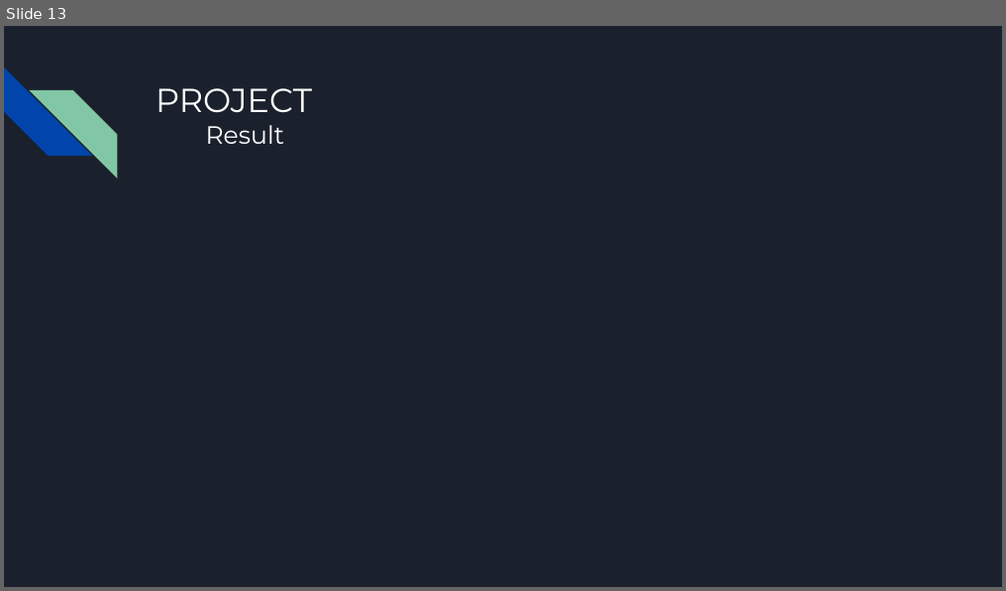
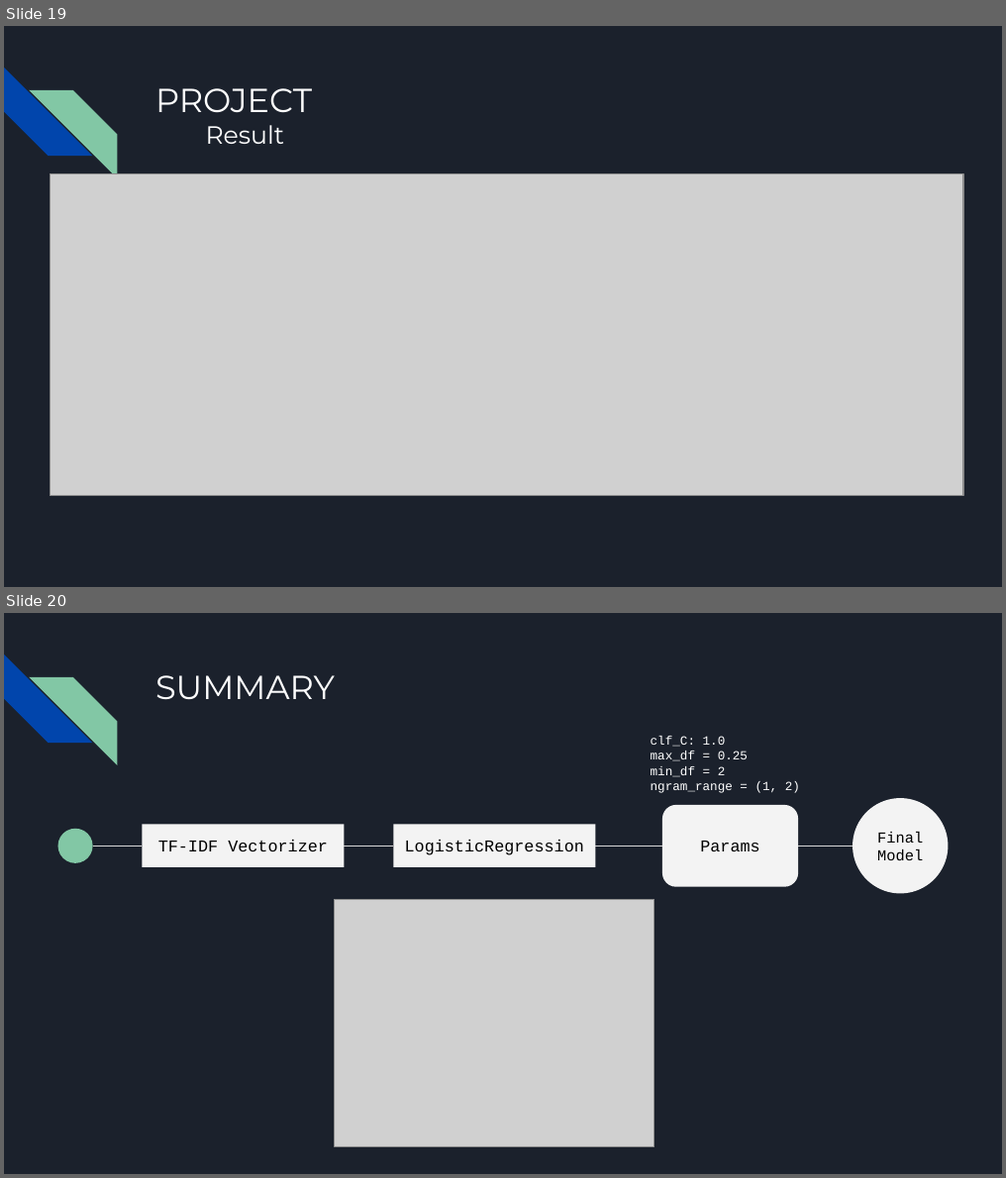
Before and after one commit to nghiaplt/DataScienceFinalProject, a slide deck: Slide.pptx. Shown one above the other, each under a label of ours: slide 13 before the commit, slides 19 and 20 after it. The pictures are 1006x591 and 1006x1178 pixels, drawn with LibreOffice and Linux fonts; fonts in the diff are those of the drawing; grey boxes stand for pictures. Boxes give left, top, right and bottom in pixels: in the first picture for what was removed or moved away, otherwise in the second. Text is boxed around its words. In the diff, an @@ line names an element or a change of style, - is before the commit and + after.

```diff
--- a/Slide.pptx
+++ b/Slide.pptx
@@ slide 20 added at box(4, 613, 1002, 1174), background #1B212C; not listed: 2 template elements that a slide beside it also shows @@
@@ title added at box(155, 675, 335, 700), 24 pt, text #FFFFFF @@
+SUMMARY
@@ text added at box(650, 736, 800, 793), 9 pt, text #FFFFFF @@
+clf_C: 1.0
+max_df = 0.25
+min_df = 2
+ngram_range = (1, 2)
@@ rounded rectangle added at box(662, 805, 798, 886), fill #F3F3F3, 12 pt, text #000000 @@
+Params
@@ ellipse added at box(852, 798, 948, 894), fill #F3F3F3, 11 pt, text #000000 @@
+Final Model
@@ ellipse added at box(57, 829, 93, 863), fill #82C7A5 @@
@@ elbow line added from (93, 846) to (142, 846), #D9D9D9 0.75 pt @@
@@ rectangle added at box(142, 825, 344, 867), fill #F3F3F3, 12 pt, text #000000 @@
+TF-IDF Vectorizer
@@ elbow line added from (393, 846) to (345, 846), #D9D9D9 0.75 pt @@
@@ rectangle added at box(393, 825, 595, 867), fill #F3F3F3, 12 pt, text #000000 @@
+LogisticRegression
@@ elbow line added from (596, 846) to (662, 846), #D9D9D9 0.75 pt @@
@@ elbow line added from (798, 846) to (852, 847), #D9D9D9 0.75 pt @@
@@ picture added at box(335, 899, 654, 1147) @@
@@ what was slide 13 is now slide 19 @@
@@ slide 19 changed as well @@
@@ picture added at box(50, 174, 964, 496) @@
```
Also in this commit, not shown: 4 other slides changed, 9 other slides added, 5 slides removed, 2 other files.
